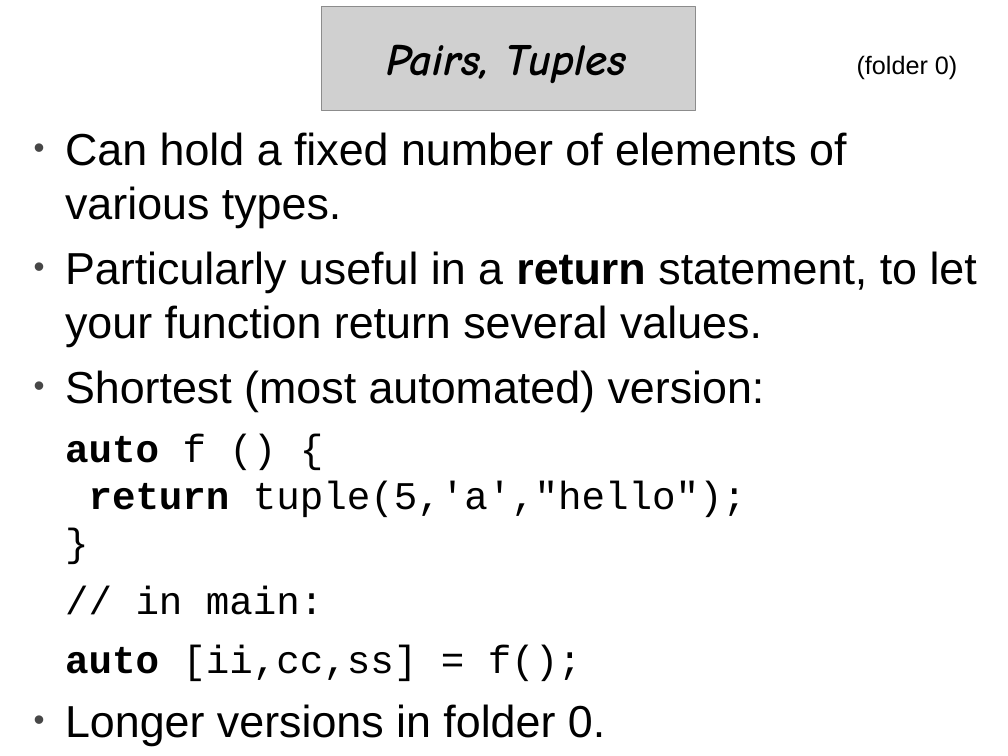
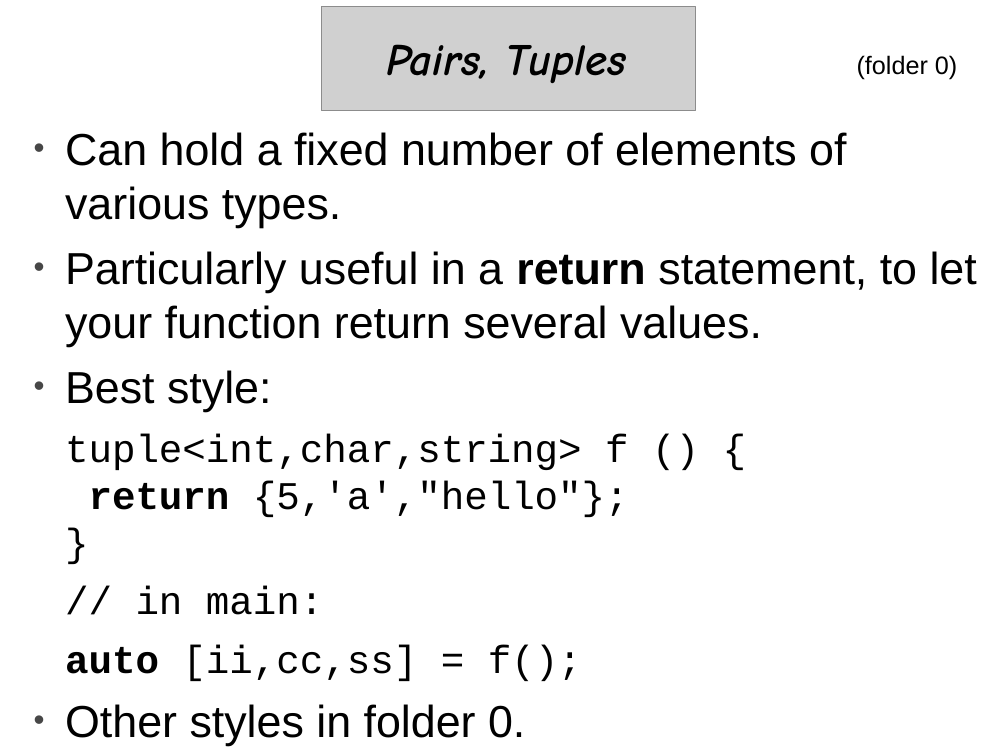
Before and after one commit to cpp-at-ariel/cpp-5781, a slide deck: slide 5 of 10-stl-containers/slides-containers.odp. Drawn at 1008x756 pixels with LibreOffice and Linux fonts; fonts in the diff are those of the drawing; grey boxes stand for pictures. Boxes give left, top, right and bottom in pixels: in the first picture for what was removed or moved away, otherwise in the second. Text is boxed around its words. In the diff, an @@ line names an element or a change of style, - is before the commit and + after.

```diff
--- a/10-stl-containers/slides-containers.odp
+++ b/10-stl-containers/slides-containers.odp
@@ text at (65,370,629,517): text changed @@
-• Shortest (most automated) version:
-auto f () {
-return tuple(5,'a',"hello");
-}
+• Best style:
+tuple<int,char,string> f () {
+return {5,'a',"hello"};
+}
@@ text at (65,704,525,746): text changed @@
-• Longer versions in folder 0.
+• Other styles in folder 0.
```
Also in this commit, not shown: 1 other slide changed, 1 slide added, 12 other files.
